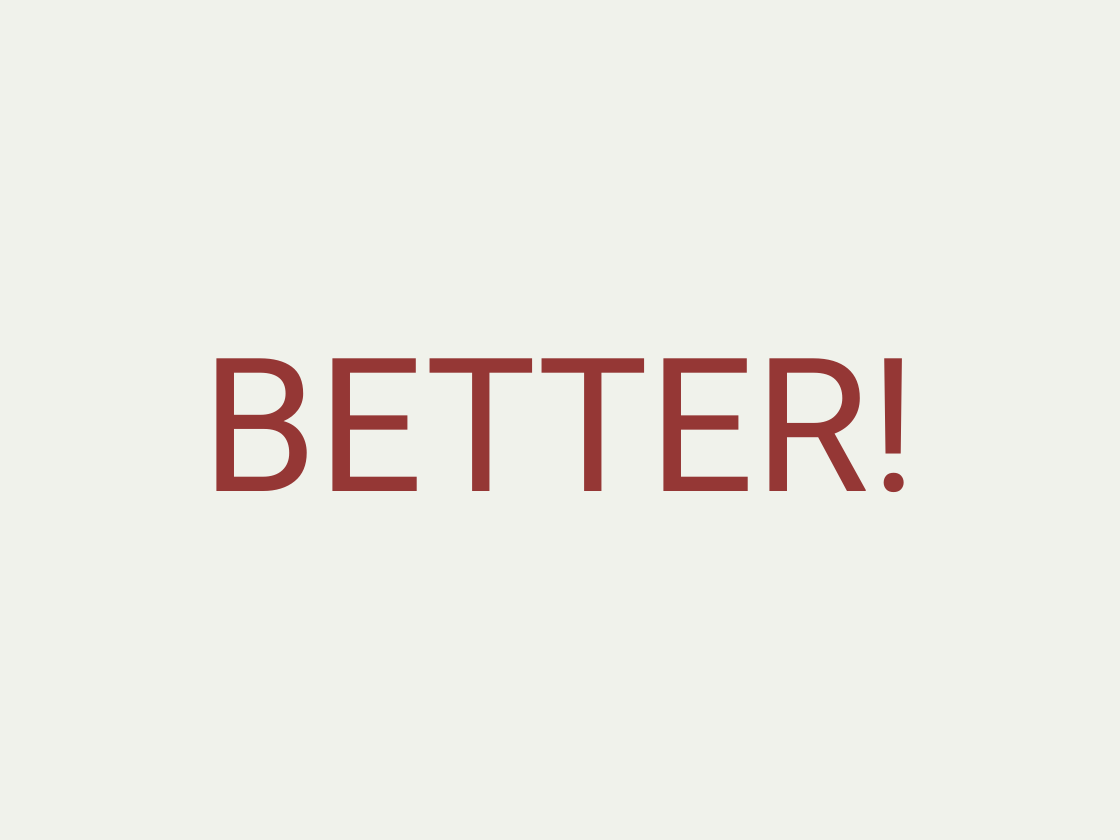
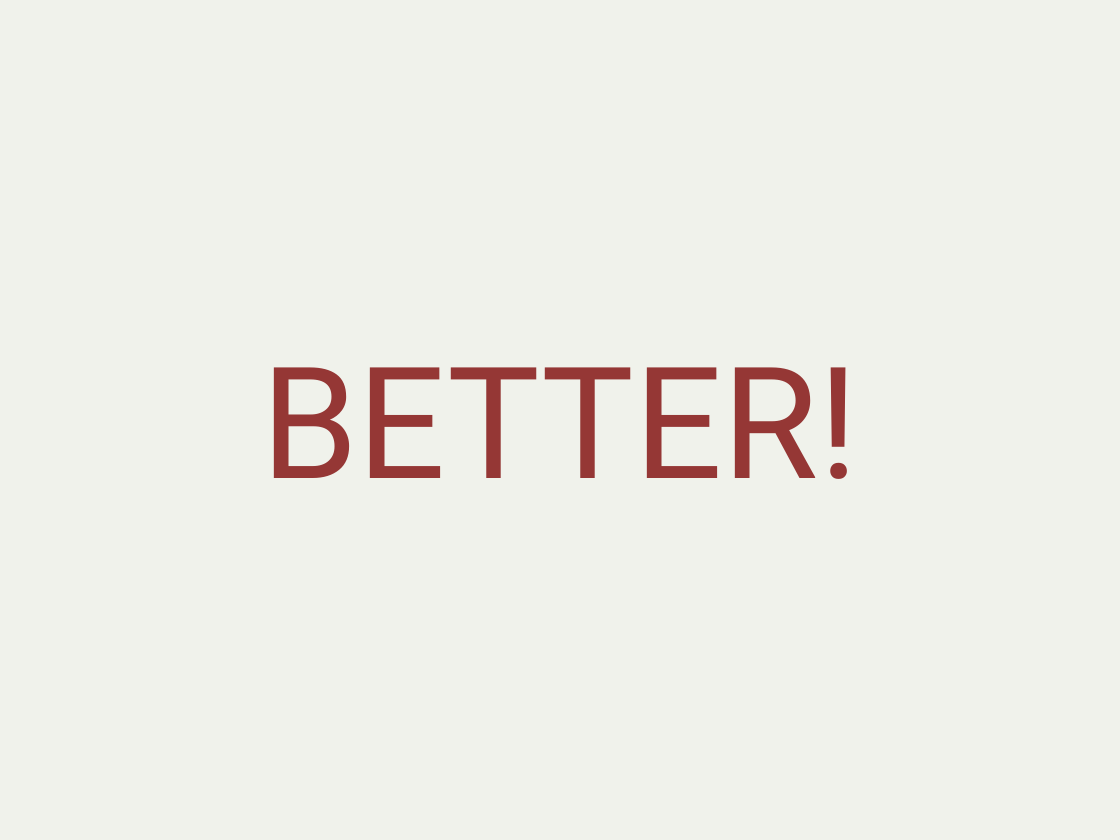
Before and after one commit to alani/Talks, a slide deck: slide 10 of SignalR-Intro/SignalRIntro.pptx (slide 9 before the commit). Drawn at 1120x840 pixels with LibreOffice and Linux fonts; fonts in the diff are those of the drawing. Boxes give left, top, right and bottom in pixels: in the first picture for what was removed or moved away, otherwise in the second. Text is boxed around its words. In the diff, an @@ line names an element or a change of style, - is before the commit and + after.

```diff
--- a/SignalR-Intro/SignalRIntro.pptx
+++ b/SignalR-Intro/SignalRIntro.pptx
@@ title "BETTER!" at [261,367,858,479]: size 120 to 100 pt @@
```
Also in this commit, not shown: 3 other slides changed, 4 slides added, 1 slide removed, 1 other file.
